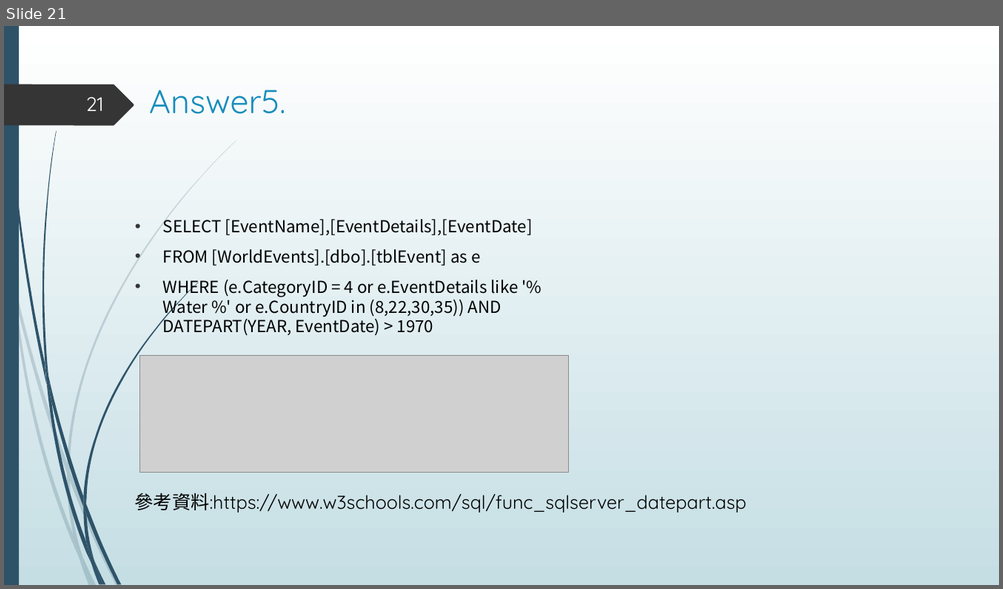
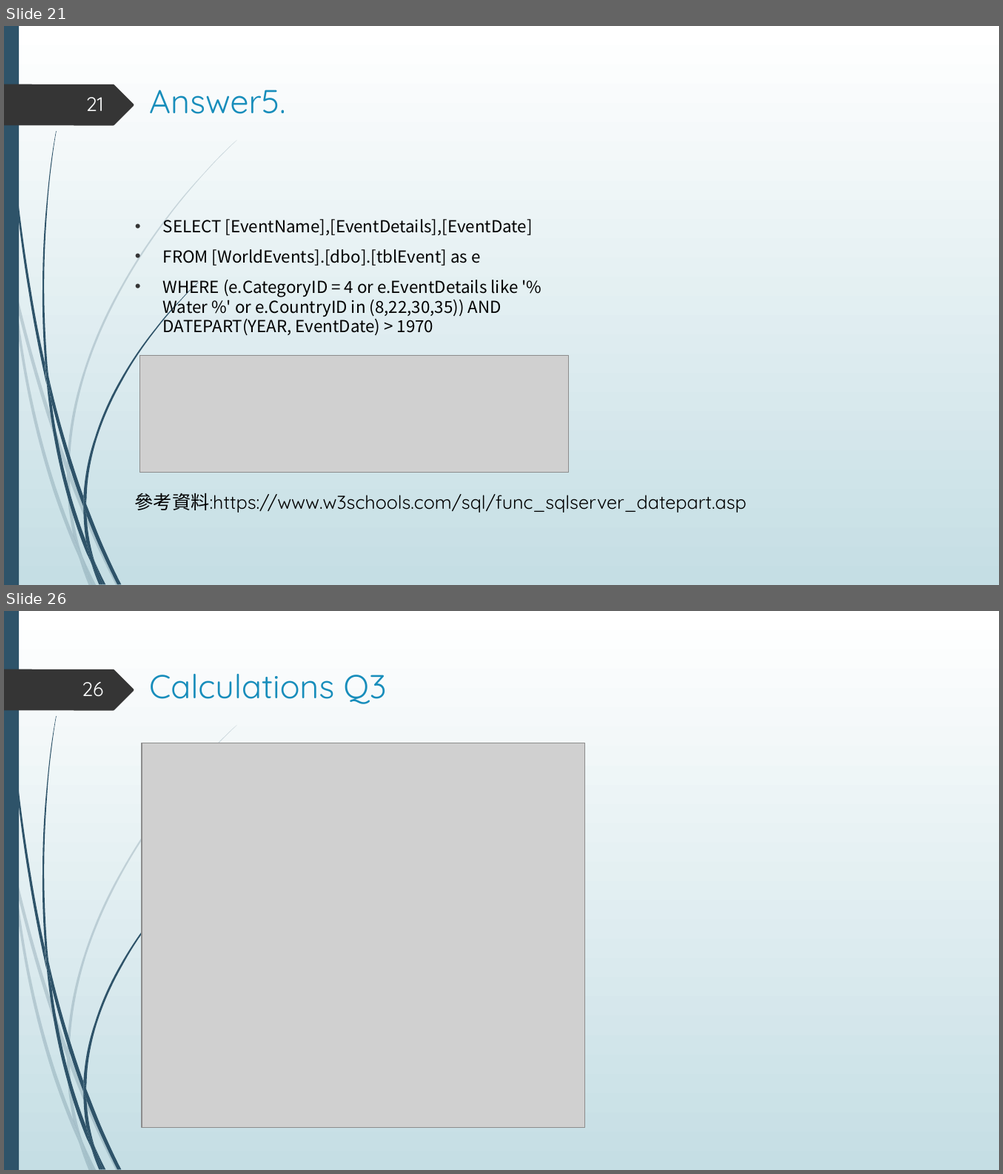
Before and after one commit to hsu0808/mssql-learning-2023-summer, a slide deck: sql answer.pptx. Shown one above the other, each under a label of ours: slide 21 before the commit, slides 21 and 26 after it; the slides between them are not shown. The pictures are 1003x589 and 1003x1174 pixels, drawn with LibreOffice and Linux fonts; fonts in the diff are those of the drawing; grey boxes stand for pictures. Boxes give left, top, right and bottom in pixels: in the first picture for what was removed or moved away, otherwise in the second. Text is boxed around its words. In the diff, an @@ line names an element or a change of style, - is before the commit and + after.

```diff
--- a/sql answer.pptx
+++ b/sql answer.pptx
@@ slide 26 added at [4, 611, 999, 1170], background gradient #FFFFFF to #C5DEE5; not listed: 24 template elements that a slide beside it also shows @@
@@ title added at [149, 674, 387, 704], 32 pt, text #178DBB @@
+Calculations Q3
@@ page number added at [82, 682, 103, 697], 19 pt, text #FEFFFF @@
+26
@@ picture added at [142, 743, 585, 1128] @@
```
Also in this commit, not shown: 15 other slides added.
